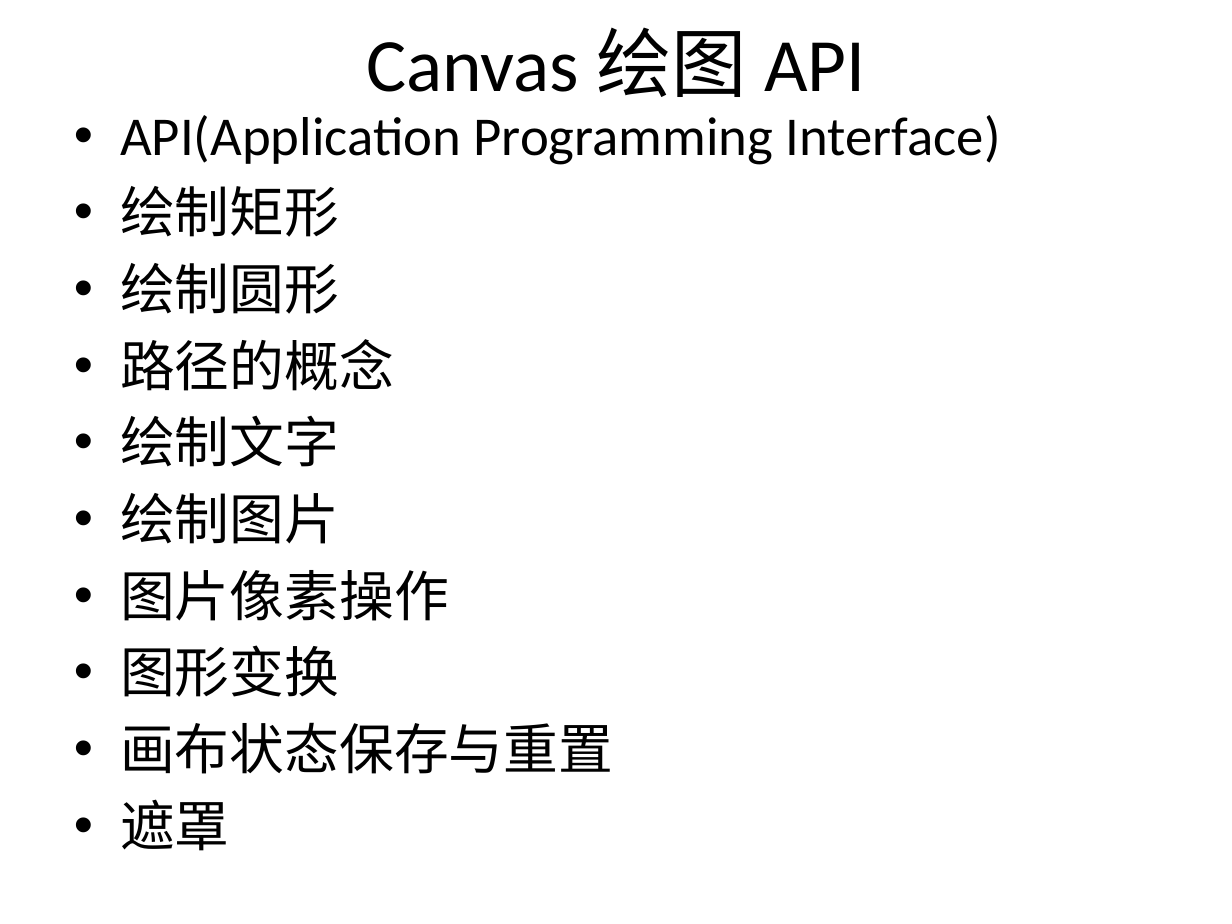
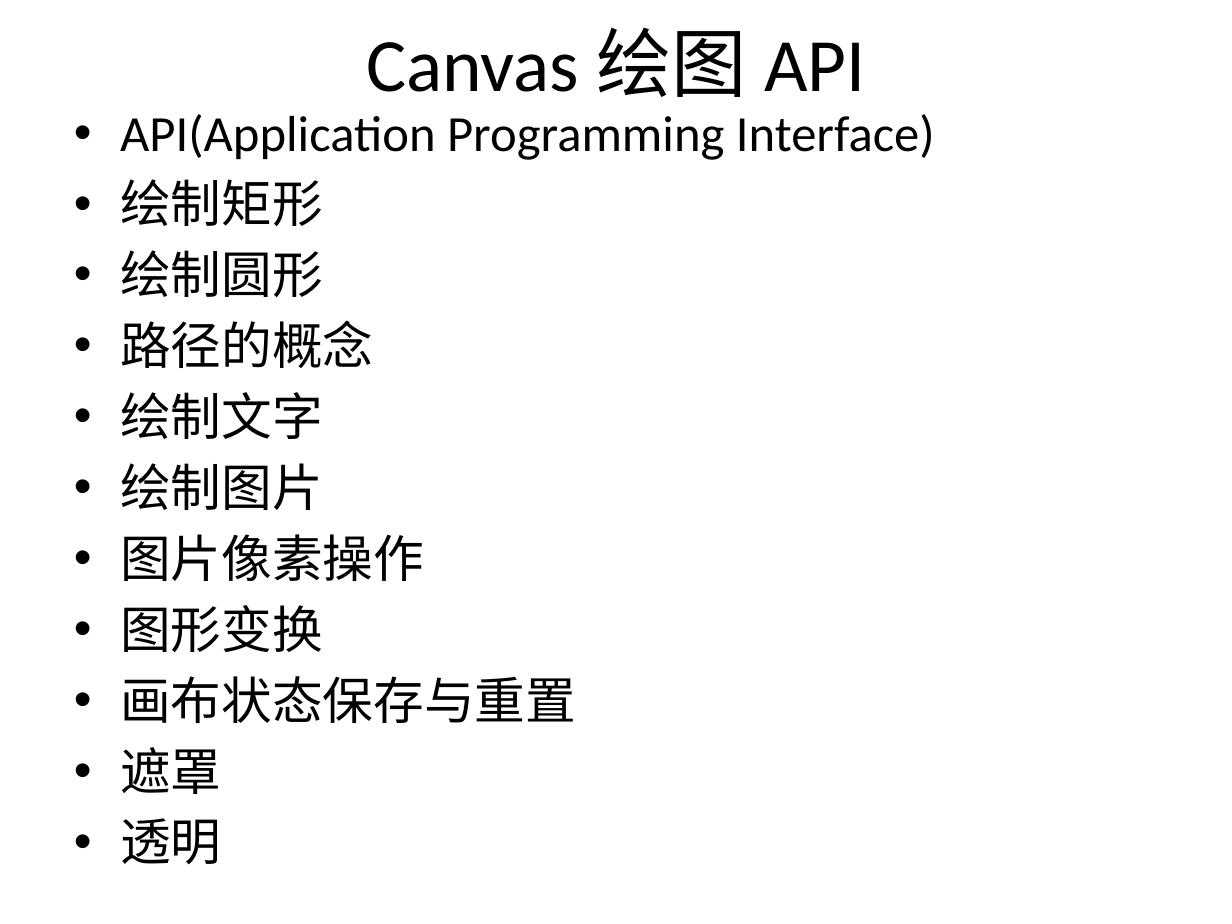
Before and after one commit to plter/HTML5Course20160612, a slide deck: slide 42 of Web前端教学记录.pptx. Drawn at 1232x924 pixels with LibreOffice and Linux fonts; fonts in the diff are those of the drawing. Boxes give left, top, right and bottom in pixels: in the first picture for what was removed or moved away, otherwise in the second. Text is boxed around its words. In the diff, an @@ line names an element or a change of style, - is before the commit and + after.

Commit message:
透明及图形拖动

```diff
--- a/Web前端教学记录.pptx
+++ b/Web前端教学记录.pptx
@@ text at [120, 114, 935, 794]: size 32 to 29.6 pt @@
@@ text at [120, 818, 221, 865]: paragraph added @@
+• 透明
```
Also in this commit, not shown: 1 other slide changed, 6 other files.
